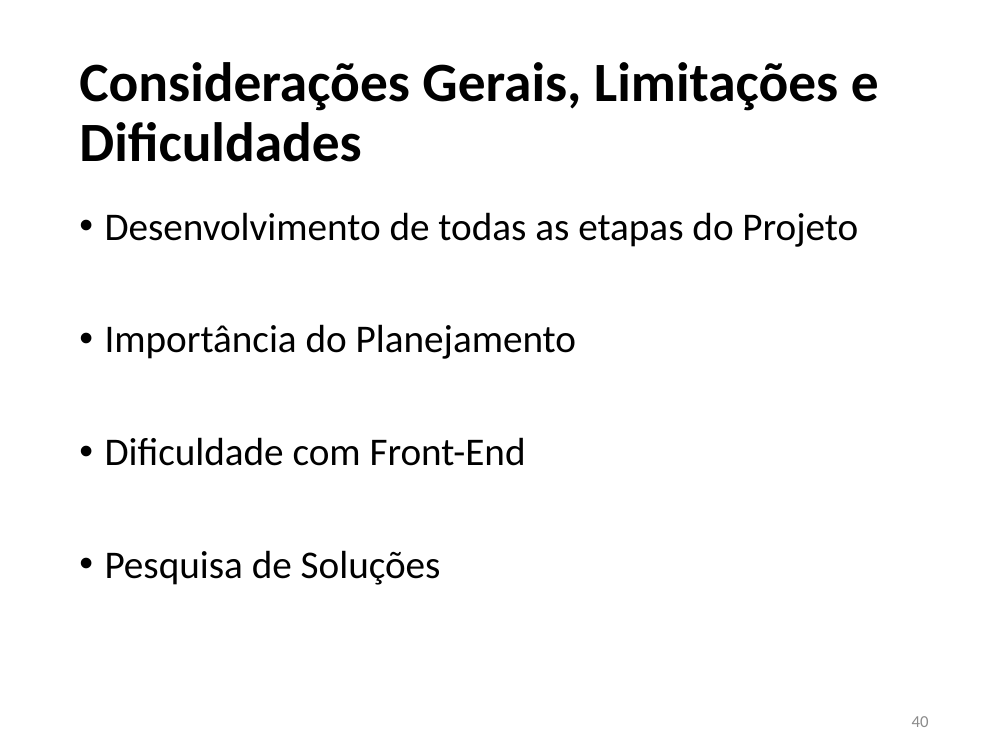
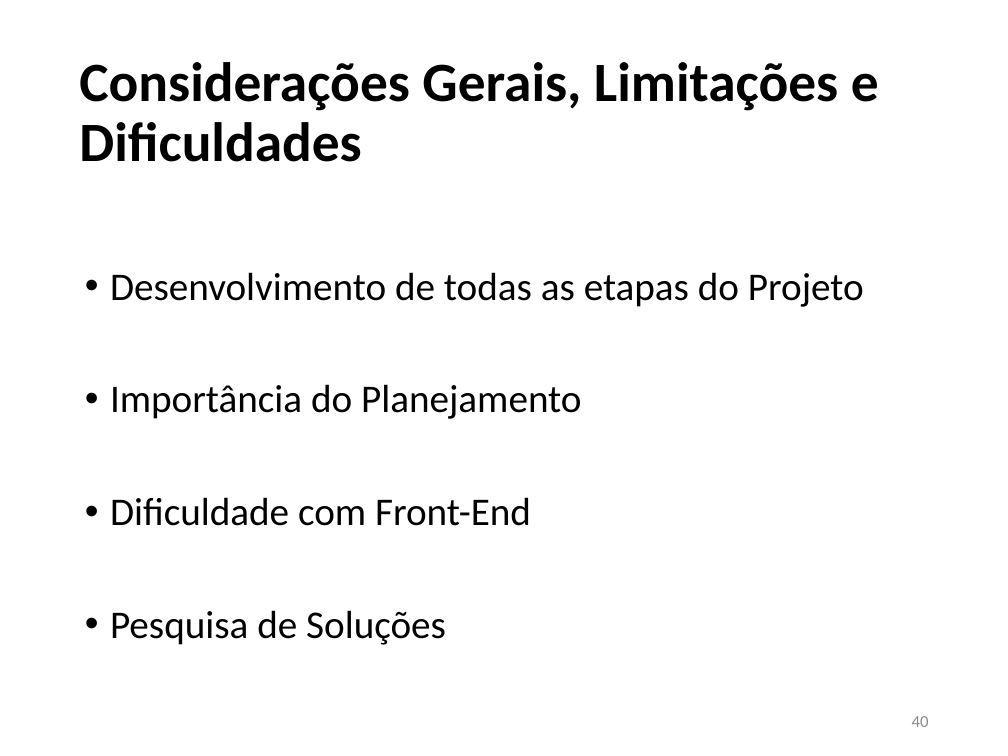
Before and after one commit to JoaoVFG/documentacaoTG, a slide deck: slide 40 of APRESENTAÇÃO JOAO VITOR.pptx. Drawn at 1008x756 pixels with LibreOffice and Linux fonts; fonts in the diff are those of the drawing. Boxes give left, top, right and bottom in pixels: in the first picture for what was removed or moved away, otherwise in the second. Text is boxed around its words. In the diff, an @@ line names an element or a change of style, - is before the commit and + after.

```diff
--- a/APRESENTAÇÃO JOAO VITOR.pptx
+++ b/APRESENTAÇÃO JOAO VITOR.pptx
@@ text "Desenvolvimento de todas as etapas ...": place and size @@
-text "Desenvolvimento de todas as etapas ..." at bbox=[105, 212, 858, 585]
+text "Desenvolvimento de todas as etapas ..." at bbox=[110, 272, 864, 645]
```
Also in this commit, not shown: 5 other files.
